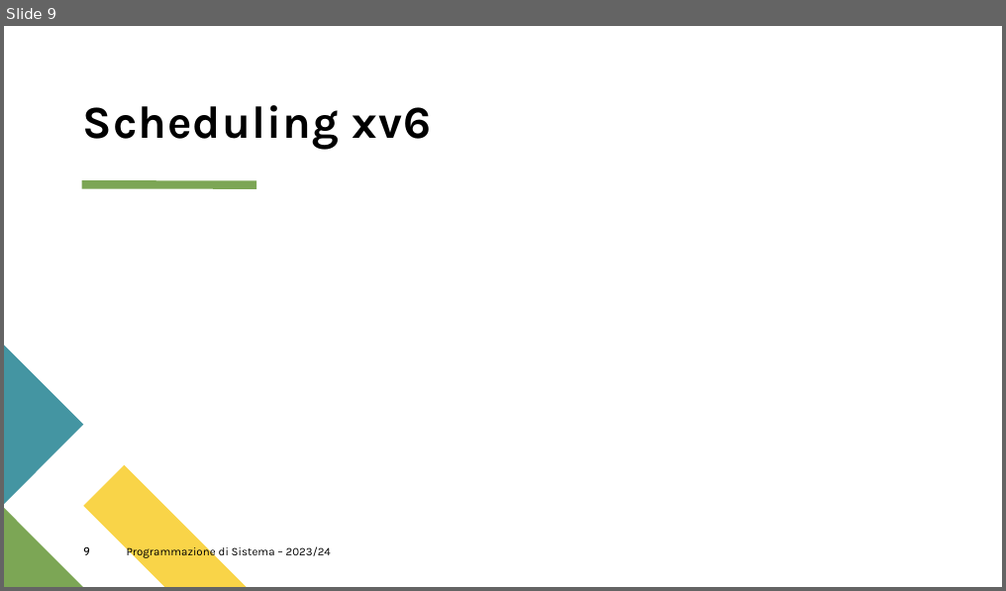
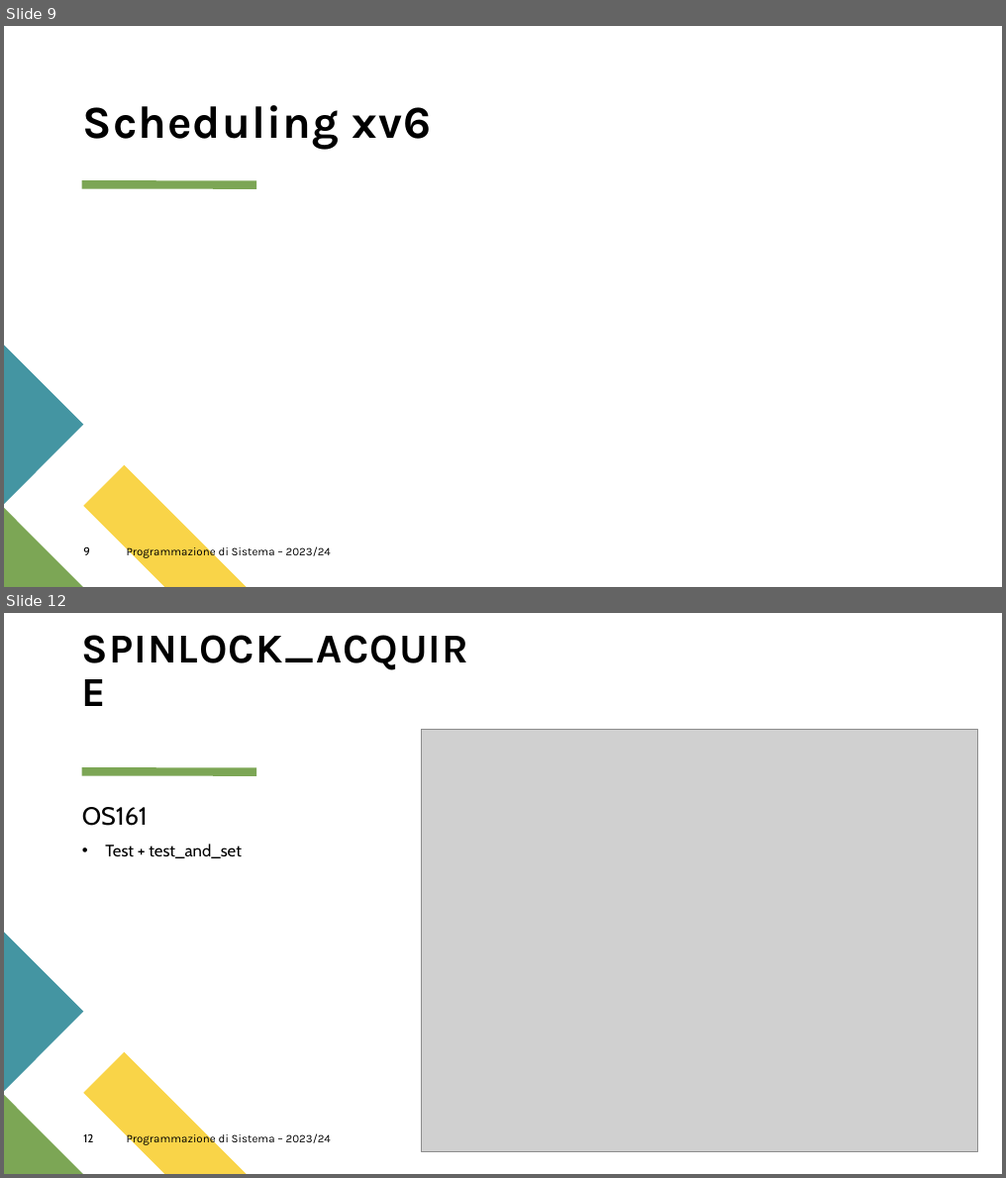
Before and after one commit to Zafonte/OS-project, a slide deck: OS161 Project/PDS.pptx. Shown one above the other, each under a label of ours: slide 9 before the commit, slides 9 and 12 after it; the slides between them are not shown. The pictures are 1006x591 and 1006x1178 pixels, drawn with LibreOffice and Linux fonts; fonts in the diff are those of the drawing; grey boxes stand for pictures. Boxes give left, top, right and bottom in pixels: in the first picture for what was removed or moved away, otherwise in the second. Text is boxed around its words. In the diff, an @@ line names an element or a change of style, - is before the commit and + after.

```diff
--- a/OS161 Project/PDS.pptx
+++ b/OS161 Project/PDS.pptx
@@ slide 12 added at [4,613,1002,1174], background #FFFFFF; not listed: 4 template elements that a slide beside it also shows @@
@@ title added at [82,635,469,670], 39.6 pt, text #000000, bold @@
+SPINLOCK_ACQUIRE
@@ picture added at [421,729,977,1152] @@
@@ text added at [82,807,242,859], 16 pt, text #000000 @@
+OS161
+• Test + test_and_set
@@ page number added at [83,1135,93,1143], 11 pt, text #000000 @@
+12
@@ text added at [127,1132,331,1146], 11 pt, text #000000 @@
+Programmazione di Sistema – 2023/24
```
Also in this commit, not shown: 2 slides changed, 17 other slides added.
